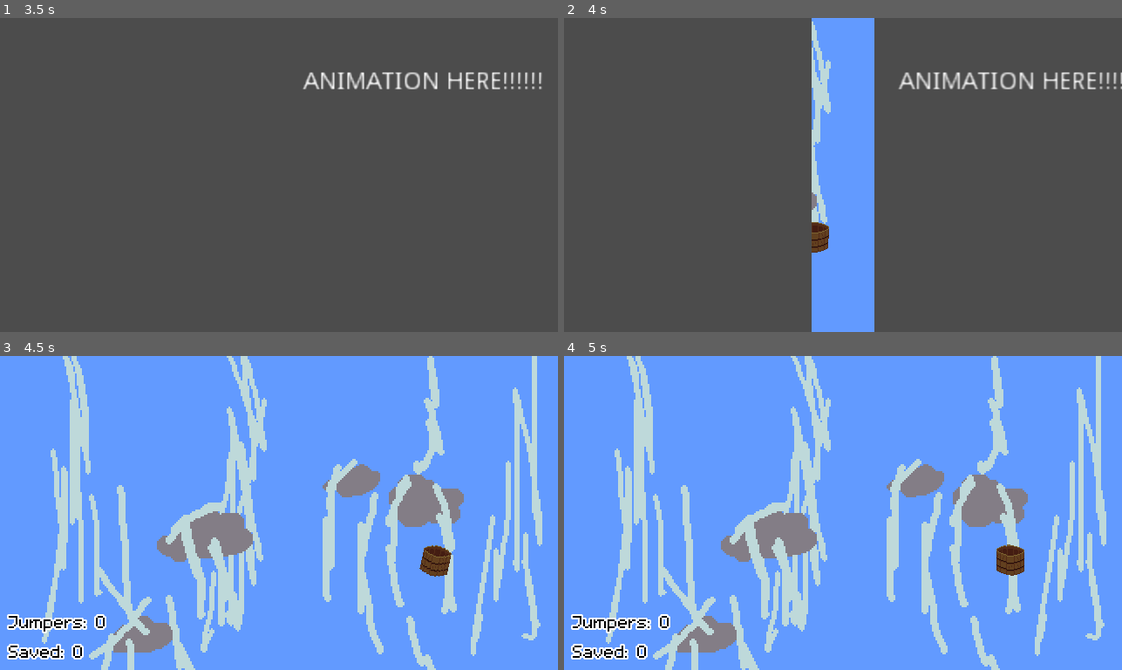
Above: before the commit, frames 1-4 (two rows, left to right).
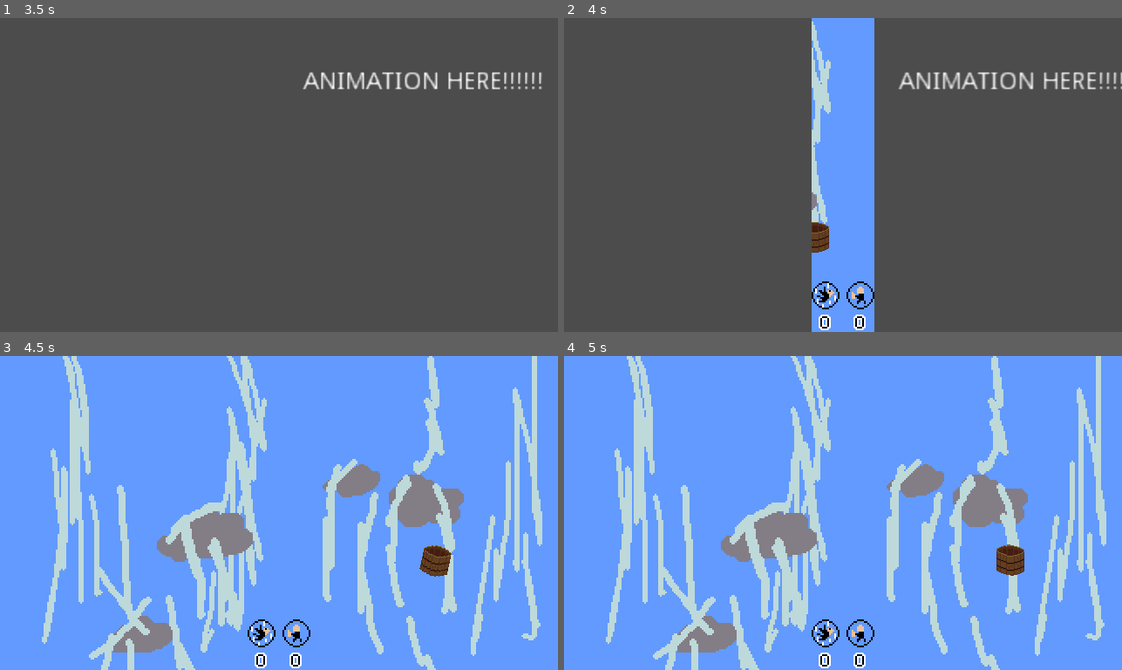
Above: after the commit, the same moments.

Repository: DissonantVoid/Project-Waterfall
Game: Godot game, scene res://scenes/game/menu.tscn
Same seed, same stepped clock (60 frames per second), same inputs: the game is played once before the commit and once after it. The engine's default icon, where the game draws it, is replaced by a stand-in: a white triangle on a blue panel in a dark square.
Inputs (mouse positions are in pixels of both pictures, inside the frame that each line leads up to):
- Up to frame 1 (3.5 s): click (279, 137) at 0.5 s; move the mouse to (401, 159) at 1.27 s; tap Enter at 2 s; move the mouse to (167, 190) at 2.02 s; tap Space at 2.75 s; move the mouse to (334, 105) at 2.77 s
- Up to frame 2 (4 s): tap Enter at 3.5 s; move the mouse to (815, 237) at 3.52 s
- Up to frame 3 (4.5 s): move the mouse to (446, 560) at 4.27 s
- Up to frame 4 (5 s): no input

Frame 1 is identical in both runs. In frame 2, 0.5% of the frame differs, in the area x 44-56%, y 70-100%; in frame 3, 1.7%, in the area x 1-56%, y 82-100%; in frame 4, 1.7%.

Commit message:
improved UI with icons and score tween

Diff:
--- a/scenes/game/main.gd
+++ b/scenes/game/main.gd
@@ -30,7 +30,7 @@
 	_spawn_timer.start()
 
 func _on_bucked_scored():
-	_ui.increment_saved()
+	_ui.increment_saved(_bucket.global_position)
 
 func _on_abyss_body_entered(body: Node) -> void:
 	body.queue_free()
--- a/scenes/game/main.tscn
+++ b/scenes/game/main.tscn
@@ -8,10 +8,19 @@
 [ext_resource path="res://resources/fonts/m5x7.ttf" type="DynamicFontData" id=6]
 [ext_resource path="res://scenes/objects/ui.gd" type="Script" id=7]
 [ext_resource path="res://scenes/objects/Clouds.gd" type="Script" id=8]
+[ext_resource path="res://resources/textures/ui.png" type="Texture" id=9]
+
+[sub_resource type="AtlasTexture" id=6]
+atlas = ExtResource( 9 )
+region = Rect2( 0, 0, 16, 16 )
 
 [sub_resource type="DynamicFont" id=5]
 outline_size = 1
 font_data = ExtResource( 6 )
+
+[sub_resource type="AtlasTexture" id=7]
+atlas = ExtResource( 9 )
+region = Rect2( 16, 0, 16, 16 )
 
 [sub_resource type="RectangleShape2D" id=1]
 extents = Vector2( 12, 11.125 )
@@ -42,30 +51,55 @@
 custom_constants/margin_right = 5
 custom_constants/margin_top = 5
 custom_constants/margin_left = 5
-custom_constants/margin_bottom = 5
 
-[node name="HBoxContainer" type="VBoxContainer" parent="UI/MarginContainer"]
-margin_left = 5.0
-margin_top = 145.0
-margin_right = 61.0
-margin_bottom = 175.0
-size_flags_horizontal = 2
+[node name="HBoxContainer" type="HBoxContainer" parent="UI/MarginContainer"]
+margin_left = 142.0
+margin_top = 151.0
+margin_right = 178.0
+margin_bottom = 180.0
+size_flags_horizontal = 6
 size_flags_vertical = 10
 
-[node name="Jumpers" type="Label" parent="UI/MarginContainer/HBoxContainer"]
-margin_right = 56.0
-margin_bottom = 13.0
+[node name="Jumpers" type="VBoxContainer" parent="UI/MarginContainer/HBoxContainer"]
+margin_right = 16.0
+margin_bottom = 29.0
+custom_constants/separation = 0
+
+[node name="TextureRect" type="TextureRect" parent="UI/MarginContainer/HBoxContainer/Jumpers"]
+margin_right = 16.0
+margin_bottom = 16.0
+size_flags_horizontal = 6
+texture = SubResource( 6 )
+
+[node name="Label" type="Label" parent="UI/MarginContainer/HBoxContainer/Jumpers"]
+margin_top = 16.0
+margin_right = 16.0
+margin_bottom = 29.0
 custom_colors/font_color = Color( 0, 0, 0, 1 )
 custom_fonts/font = SubResource( 5 )
-text = "Jumpers: 0"
+text = "0"
+align = 1
 
-[node name="Saved" type="Label" parent="UI/MarginContainer/HBoxContainer"]
-margin_top = 17.0
-margin_right = 56.0
-margin_bottom = 30.0
+[node name="Saved" type="VBoxContainer" parent="UI/MarginContainer/HBoxContainer"]
+margin_left = 20.0
+margin_right = 36.0
+margin_bottom = 29.0
+custom_constants/separation = 0
+
+[node name="TextureRect" type="TextureRect" parent="UI/MarginContainer/HBoxContainer/Saved"]
+margin_right = 16.0
+margin_bottom = 16.0
+size_flags_horizontal = 6
+texture = SubResource( 7 )
+
+[node name="Label" type="Label" parent="UI/MarginContainer/HBoxContainer/Saved"]
+margin_top = 16.0
+margin_right = 16.0
+margin_bottom = 29.0
 custom_colors/font_color = Color( 0, 0, 0, 1 )
 custom_fonts/font = SubResource( 5 )
-text = "Saved: 0"
+text = "0"
+align = 1
 
 [node name="Timers" type="Node2D" parent="."]
 
@@ -79,7 +113,7 @@
 expand = true
 
 [node name="Bucket" type="KinematicBody2D" parent="."]
-position = Vector2( 160, 90 )
+position = Vector2( 320, 180 )
 script = ExtResource( 3 )
 
 [node name="Back" type="Sprite" parent="Bucket"]
--- a/scenes/objects/ui.gd
+++ b/scenes/objects/ui.gd
@@ -2,24 +2,47 @@
 
 signal LevelUp
 
-onready var _jumpers_label : Label = $MarginContainer/HBoxContainer/Jumpers
-onready var _saved_label : Label = $MarginContainer/HBoxContainer/Saved
+onready var _jumpers_label : Label = $MarginContainer/HBoxContainer/Jumpers/Label
+onready var _saved_label : Label = $MarginContainer/HBoxContainer/Saved/Label
+onready var _saved_ui_position : Vector2 = _saved_label.rect_global_position
 
+const _point_tween_time : float = 0.8
+var _point_label_font : DynamicFont
 var _jumpers : int = 0
 var _saved : int = 0
-
 var _levelup_chars : int
 
+
+func _ready():
+	_point_label_font = DynamicFont.new()
+	_point_label_font.size = 18
+	_point_label_font.font_data = preload("res://resources/fonts/m5x7.ttf")
 
 func set_levelup_chars(levelup_chars : int):
 	_levelup_chars = levelup_chars
 
 func increment_jumpers():
 	_jumpers += 1
-	_jumpers_label.text = "Jumpers: " + str(_jumpers)
+	_jumpers_label.text = str(_jumpers)
 
-func increment_saved():
+func increment_saved(bucket_position : Vector2):
+	# animate a +1 point moving from bucket to UI
+	var label : Label = Label.new()
+	label.add_font_override("font", _point_label_font)
+	label.add_color_override("font_color", Color.black)
+	label.text = "+1"
+	label.rect_position = bucket_position / 2
+	add_child(label)
+
+	var tween : SceneTreeTween = get_tree().create_tween()\
+		.set_ease(Tween.EASE_OUT).set_trans(Tween.TRANS_SINE)
+	tween.tween_property(label, "rect_position", _saved_ui_position, _point_tween_time)
+	tween.connect("finished", self, "_on_saved_point_added", [label])
+
+func _on_saved_point_added(label : Label):
+	label.queue_free()
+
 	_saved += 1
-	_saved_label.text = "Saved: " + str(_saved)
+	_saved_label.text = str(_saved)
 	if _saved % _levelup_chars == 0:
 		emit_signal("LevelUp")
Binary file added: resources/textures/ui.png
Not shown, added: resources/textures/ui.png.import
Not shown: 1 places in scenes/game/main.tscn that only renumber resources
